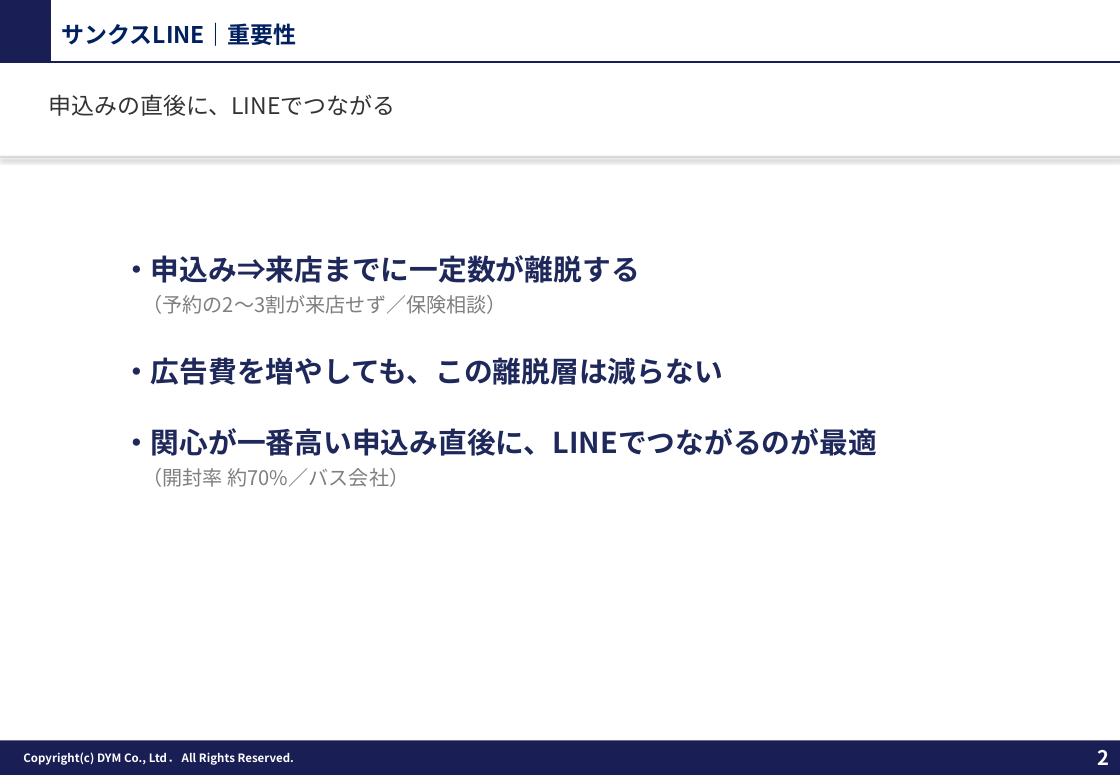
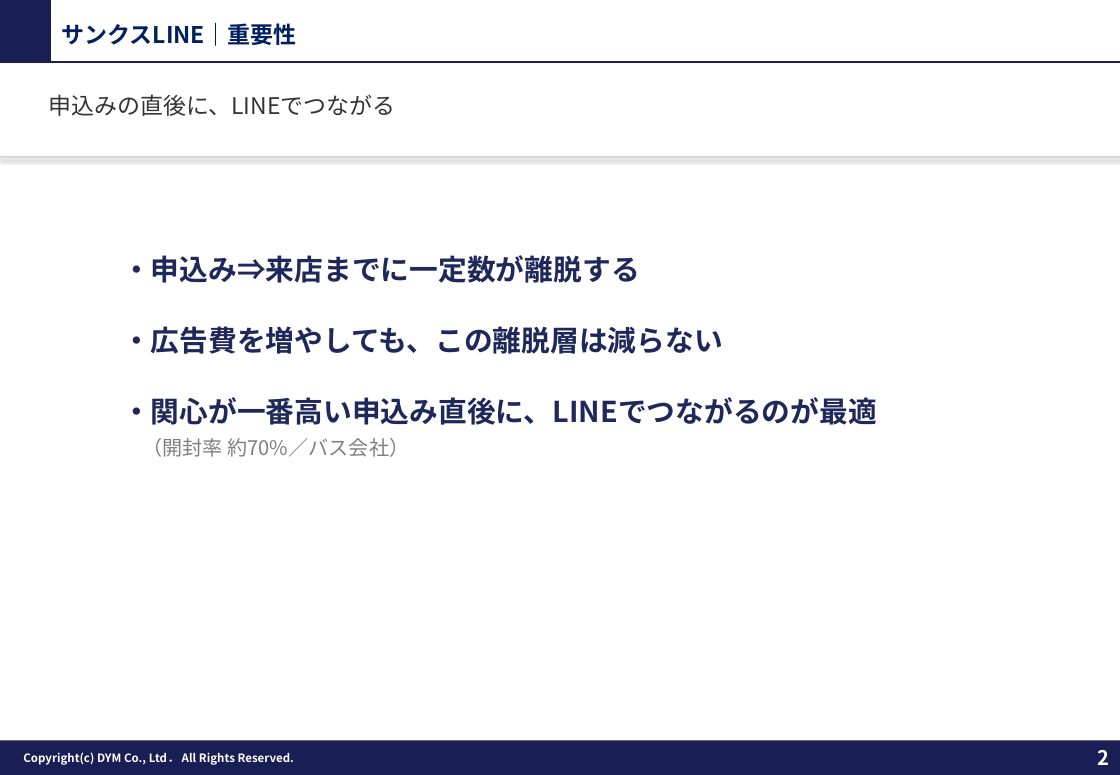
Before and after one commit to tonomura-r-dev/folder, a slide deck: slide 2 of 20261002_サンクスLINEのご提案.pptx. Drawn at 1120x775 pixels with LibreOffice and Linux fonts; fonts in the diff are those of the drawing; background and template pictures are left out. Boxes give left, top, right and bottom in pixels: in the first picture for what was removed or moved away, otherwise in the second. Text is boxed around its words. In the diff, an @@ line names an element or a change of style, - is before the commit and + after.

```diff
--- a/20261002_サンクスLINEのご提案.pptx
+++ b/20261002_サンクスLINEのご提案.pptx
@@ text at box(142, 295, 507, 314): paragraph removed @@
-（予約の2〜3割が来店せず／保険相談）
```
Also in this commit, not shown: 2 other slides changed, 12 other files.
